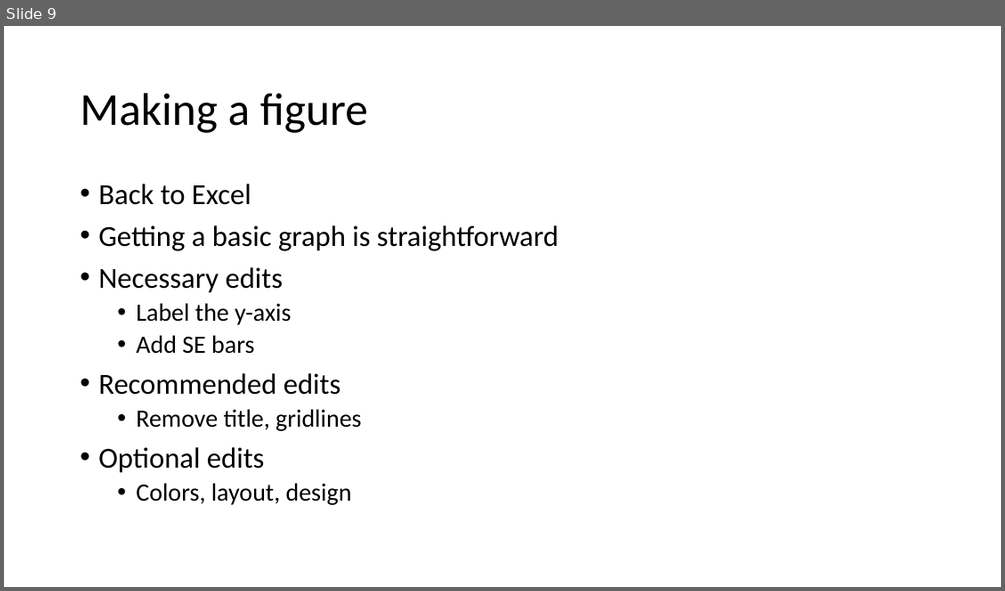
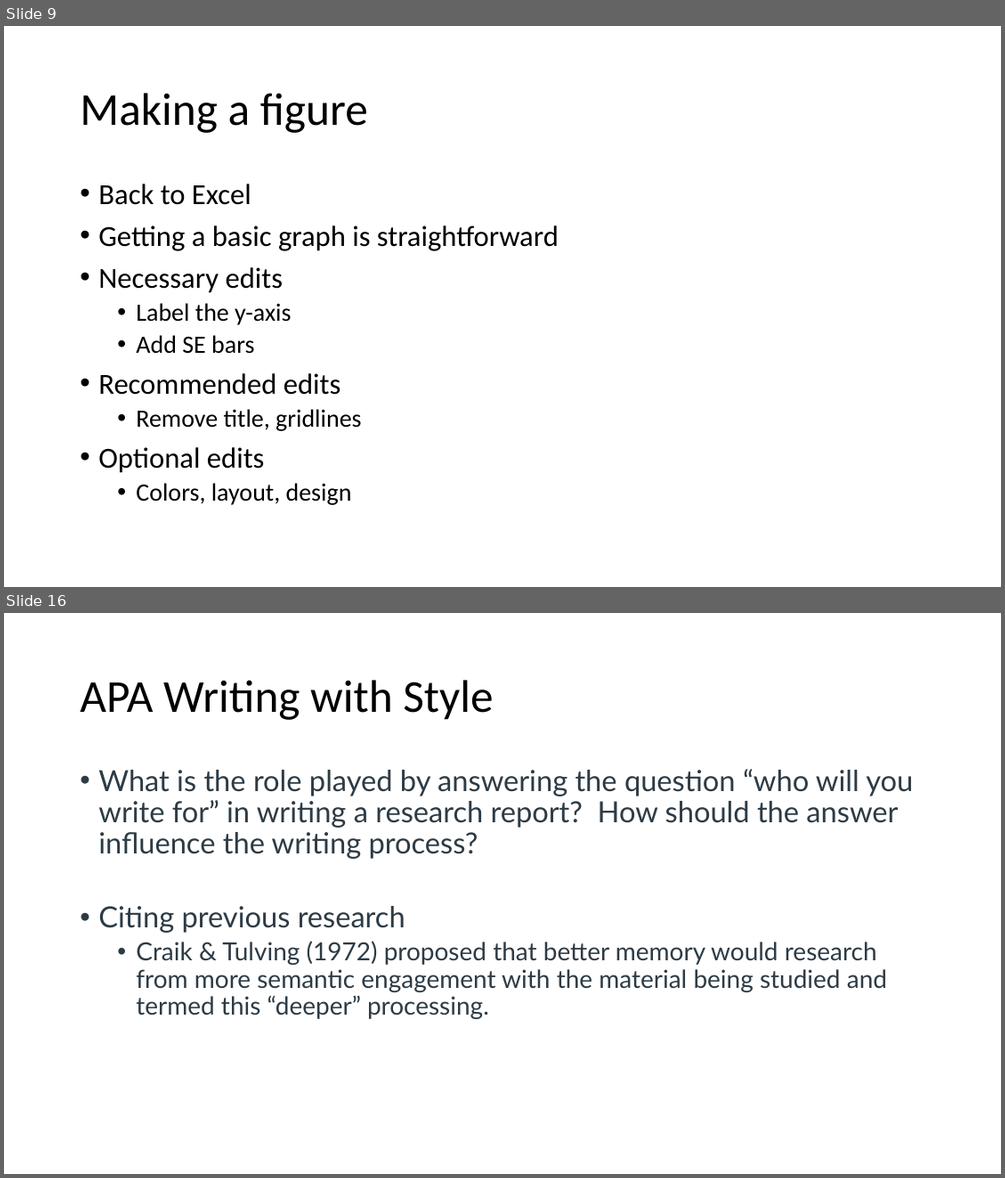
Before and after one commit to preber/Research-Methods, a slide deck: Class Slides 2024/Class 6.pptx. Shown one above the other, each under a label of ours: slide 9 before the commit, slides 9 and 16 after it; the slides between them are not shown. The pictures are 1005x591 and 1005x1178 pixels, drawn with LibreOffice and Linux fonts; fonts in the diff are those of the drawing. Boxes give left, top, right and bottom in pixels: in the first picture for what was removed or moved away, otherwise in the second. Text is boxed around its words. In the diff, an @@ line names an element or a change of style, - is before the commit and + after.

```diff
--- a/Class Slides 2024/Class 6.pptx
+++ b/Class Slides 2024/Class 6.pptx
@@ slide 16 added at [4, 613, 1001, 1174], background #FFFFFF @@
@@ title added at [80, 680, 493, 720], 44 pt, text #000000 @@
+APA Writing with Style
@@ text added at [98, 769, 913, 1019], 28 pt, text #2D3B45 @@
+• What is the role played by answering the question “who will you write for” in writing a research report? How should the answer influence the writing process?
+• Citing previous research
+  • Craik & Tulving (1972) proposed that better memory would research from more semantic engagement with the material being studied and termed this “deeper” processing.
```
Also in this commit, not shown: 1 slide changed, 12 other slides added, 1 other file.
